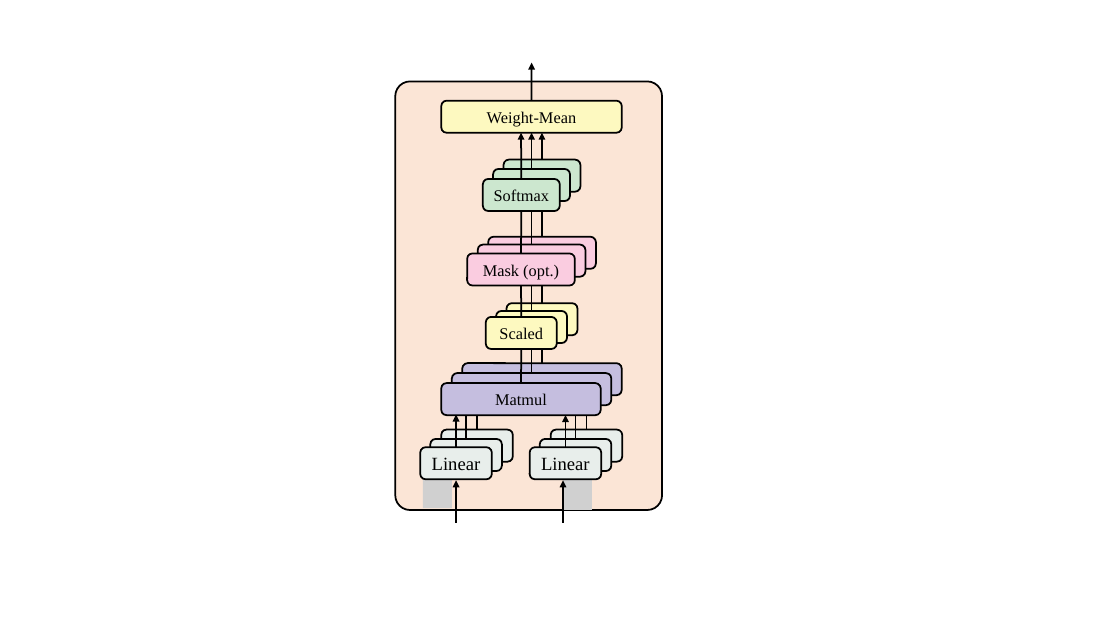
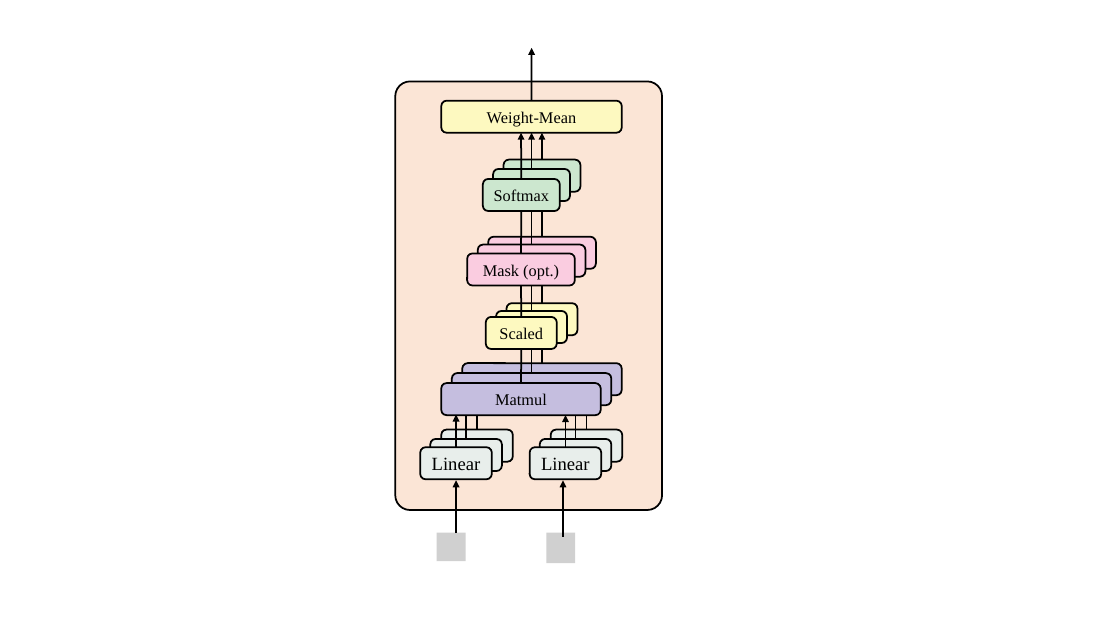
Before and after one commit to MirrichWangD/MUST, a slide deck: slide 9 of 畢業論文/PPT/p.pptx. Drawn at 1120x630 pixels with LibreOffice and Linux fonts; fonts in the diff are those of the drawing; grey boxes stand for pictures. Boxes give left, top, right and bottom in pixels: in the first picture for what was removed or moved away, otherwise in the second. Text is boxed around its words. In the diff, an @@ line names an element or a change of style, - is before the commit and + after.

```diff
--- a/畢業論文/PPT/p.pptx
+++ b/畢業論文/PPT/p.pptx
@@ arrow moved from (532, 101) - (532, 63) to (532, 101) - (532, 48) @@
@@ picture removed at <box>423,480,451,508</box> @@
@@ arrow moved from (456, 523) - (456, 481) to (456, 534) - (456, 481) @@
@@ arrow moved from (563, 523) - (563, 481) to (563, 537) - (563, 481) @@
@@ picture removed at <box>563,480,592,511</box> @@
@@ picture added at <box>437,533,465,561</box> @@
@@ picture added at <box>546,533,575,564</box> @@
```
Also in this commit, not shown: 2 other slides changed, 1 slide added, 37 other files.
